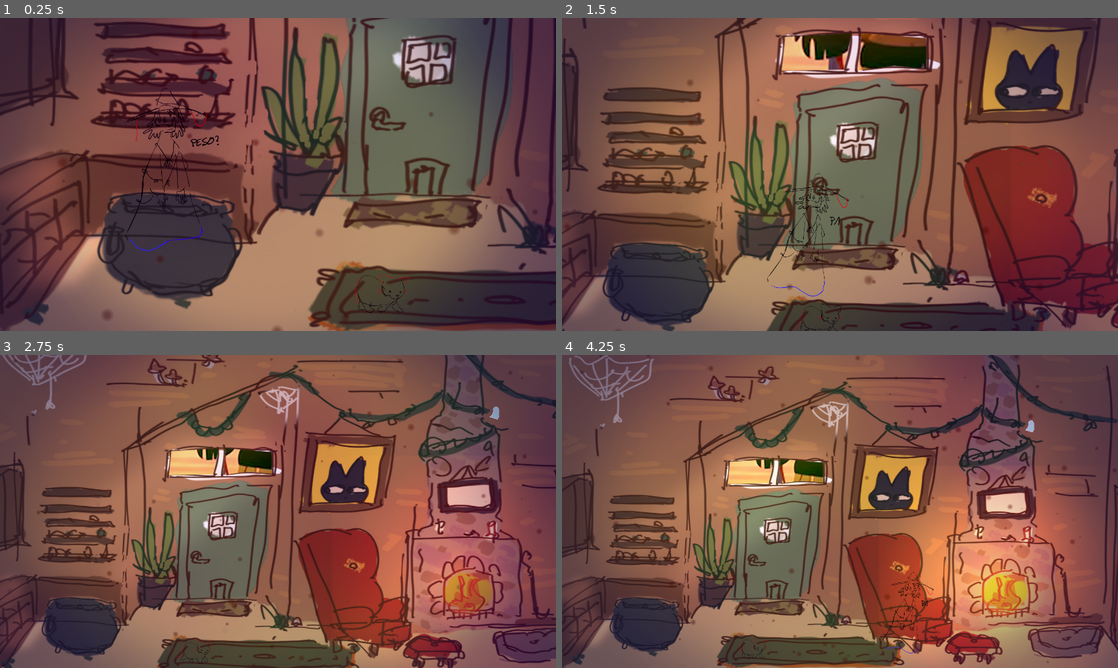
Above: before the commit, frames 1-4 (two rows, left to right).
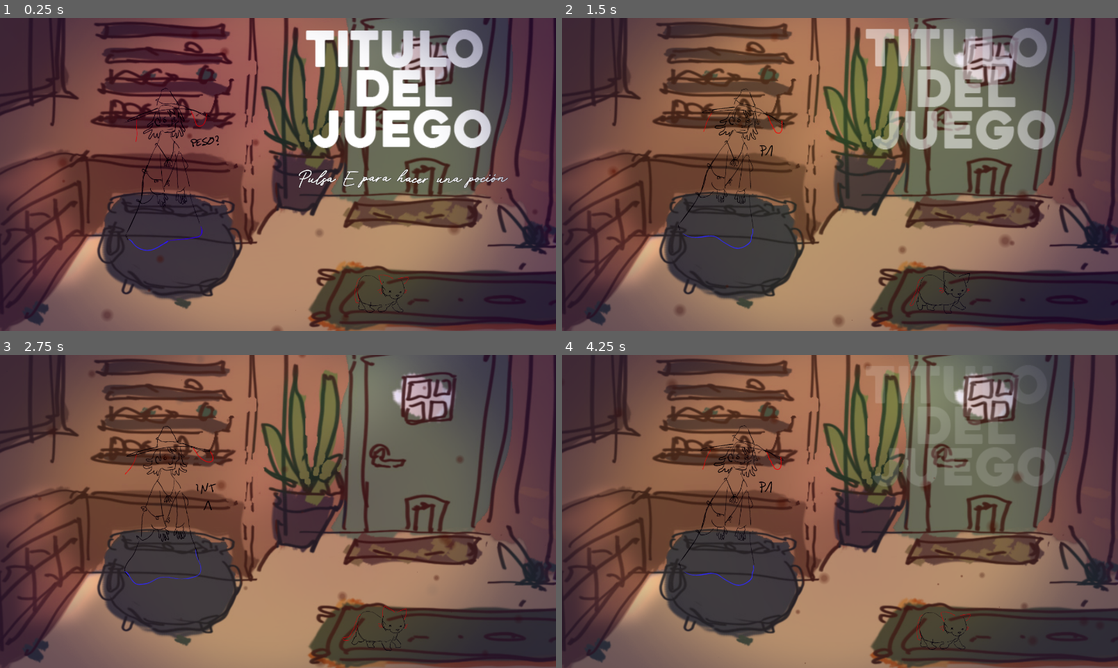
Above: after the commit, the same moments.

Repository: Mapachana/GlobalGameJam25
Game: Godot game, scene res://Scenes/Main.tscn
Same seed, same stepped clock (60 frames per second), same inputs: the game is played once before the commit and once after it. Sound files missing from this copy of the repository are replaced by a short silence.
Inputs:
- Up to frame 1 (0.25 s): no input
- Up to frame 2 (1.5 s): tap E at 0.5, 1.25 s; hold Right (ui_right) 0.53-1.28 s; tap Enter (ui_accept) at 0.6, 0.77, 1.07, 1.35 s; hold Down (ui_down) from 1.28 s (still down)
- Up to frame 3 (2.75 s): tap Enter (ui_accept) at 1.52, 1.82, 2.1 s; release Down (ui_down) at 2.03 s; hold Right (ui_right) from 2.03 s (still down)
- Up to frame 4 (4.25 s): release Right (ui_right) at 2.78 s; hold Up (ui_up) 2.78-3.53 s; tap Enter (ui_accept) at 2.85, 3.02, 3.32, 3.6, 3.77, 4.07 s; tap E at 3.5 s; hold Left (ui_left) from 3.53 s (still down)

The runs differ from the first frame. In frame 1, 6.2% of the frame differs, in the area x 53-92%, y 3-55%; in frame 2, 76%, in the area x 0-100%, y 0-100%; in frame 3, 74%; in frame 4, 75%.

Commit message:
mas cosas de particulas idk

Diff:
--- a/ggj2025/Scenes/Main.gd
+++ b/ggj2025/Scenes/Main.gd
@@ -1,5 +1,7 @@
 extends Node2D
 @onready var pj = $PJ
+@onready var animacionIntro = $Titulo/AnimationPlayer
+
 @onready var animacionE1 = $EstrofaAnim/AnimationPlayer
 @onready var animacionE2 = $EstrofaAnim2/AnimationPlayer
 @onready var animacionE3 = $EstrofaAnim3/AnimationPlayer
@@ -28,7 +30,7 @@
 # Called every frame. 'delta' is the elapsed time since the previous frame.
 func _process(delta):
 	if Input.is_action_just_pressed("ui_accept"):
-		begin_game()
+		intro_animation()
 
 	if camera_follows:
 		if x_movement:
@@ -44,7 +46,15 @@
 func _input(event):
 	pass
 
+func intro_animation():
+	animacionIntro.play("new")
+	await get_tree().create_timer(10).timeout  #espera a que termine la estrofa
+
+	begin_game()
+
+
 func begin_game():
+	pj.can_move=true
 	#Animación de cámara para enfocar la sala 1
 	var tween = get_tree().create_tween()
 
--- a/ggj2025/Scenes/Main.tscn
+++ b/ggj2025/Scenes/Main.tscn
@@ -44,6 +44,8 @@
 [ext_resource type="Texture2D" uid="uid://bcr7vug34wtgi" path="res://Images/ilum buhardilla.png" id="42_swuu4"]
 [ext_resource type="Texture2D" uid="uid://bshevujjg4hi3" path="res://Images/ilum suelo dormitorio.png" id="43_ey5m7"]
 [ext_resource type="Texture2D" uid="uid://bcaw08ihri0rb" path="res://Images/ilum dormitorio.png" id="44_whxl0"]
+[ext_resource type="Texture2D" uid="uid://drvsthgclasin" path="res://Images/TITULO.png" id="45_g40rn"]
+[ext_resource type="FontFile" uid="uid://djlc0jlsskgd8" path="res://fuentes/Witches Friend Script.ttf" id="46_wc5us"]
 
 [sub_resource type="SpriteFrames" id="SpriteFrames_dgg74"]
 animations = [{
@@ -205,6 +207,97 @@
 offsets = PackedFloat32Array(0, 0.340996, 0.517241, 0.708812, 1)
 colors = PackedColorArray(0.0745098, 0.0745098, 0.0745098, 0, 0.172549, 0.682353, 0, 0.0470588, 0.552941, 0.607843, 0, 0.0470588, 0.172549, 0.682353, 0, 0.0470588, 0.556863, 0.85098, 0.262745, 0)
 
+[sub_resource type="Animation" id="Animation_w2vge"]
+resource_name = "idle"
+length = 2.0
+loop_mode = 1
+tracks/0/type = "value"
+tracks/0/imported = false
+tracks/0/enabled = true
+tracks/0/path = NodePath(".:scale")
+tracks/0/interp = 1
+tracks/0/loop_wrap = true
+tracks/0/keys = {
+"times": PackedFloat32Array(0, 1, 2),
+"transitions": PackedFloat32Array(1, 1, 1),
+"update": 0,
+"values": [Vector2(1, 1), Vector2(1.1, 1.1), Vector2(1, 1)]
+}
+
+[sub_resource type="Animation" id="Animation_jfvte"]
+length = 0.001
+tracks/0/type = "value"
+tracks/0/imported = false
+tracks/0/enabled = true
+tracks/0/path = NodePath(".:scale")
+tracks/0/interp = 1
+tracks/0/loop_wrap = true
+tracks/0/keys = {
+"times": PackedFloat32Array(0),
+"transitions": PackedFloat32Array(1),
+"update": 0,
+"values": [Vector2(1, 1)]
+}
+tracks/1/type = "value"
+tracks/1/imported = false
+tracks/1/enabled = true
+tracks/1/path = NodePath(".:modulate")
+tracks/1/interp = 1
+tracks/1/loop_wrap = true
+tracks/1/keys = {
+"times": PackedFloat32Array(0),
+"transitions": PackedFloat32Array(1),
+"update": 0,
+"values": [Color(1, 1, 1, 1)]
+}
+tracks/2/type = "value"
+tracks/2/imported = false
+tracks/2/enabled = true
+tracks/2/path = NodePath("../TextoInicio:modulate")
+tracks/2/interp = 1
+tracks/2/loop_wrap = true
+tracks/2/keys = {
+"times": PackedFloat32Array(0),
+"transitions": PackedFloat32Array(1),
+"update": 0,
+"values": [Color(1, 1, 1, 1)]
+}
+
+[sub_resource type="Animation" id="Animation_5121j"]
+resource_name = "new"
+length = 2.0
+tracks/0/type = "value"
+tracks/0/imported = false
+tracks/0/enabled = true
+tracks/0/path = NodePath(".:modulate")
+tracks/0/interp = 1
+tracks/0/loop_wrap = true
+tracks/0/keys = {
+"times": PackedFloat32Array(0.5, 1.5),
+"transitions": PackedFloat32Array(1, 1),
+"update": 0,
+"values": [Color(1, 1, 1, 1), Color(1, 1, 1, 0)]
+}
+tracks/1/type = "value"
+tracks/1/imported = false
+tracks/1/enabled = true
+tracks/1/path = NodePath("../TextoInicio:modulate")
+tracks/1/interp = 1
+tracks/1/loop_wrap = true
+tracks/1/keys = {
+"times": PackedFloat32Array(-0.0333334, 0.966667),
+"transitions": PackedFloat32Array(1, 1),
+"update": 0,
+"values": [Color(1, 1, 1, 1), Color(1, 1, 1, 0)]
+}
+
+[sub_resource type="AnimationLibrary" id="AnimationLibrary_tlhbc"]
+_data = {
+"RESET": SubResource("Animation_jfvte"),
+"idle": SubResource("Animation_w2vge"),
+"new": SubResource("Animation_5121j")
+}
+
 [node name="Main" type="Node2D"]
 script = ExtResource("1_nxvp8")
 
@@ -262,10 +355,6 @@
 [node name="CollisionShape2D" type="CollisionShape2D" parent="PJ"]
 scale = Vector2(3, 3)
 shape = SubResource("CapsuleShape2D_ou4gg")
-
-[node name="RichTextLabel" type="RichTextLabel" parent="."]
-offset_right = 420.0
-offset_bottom = 74.0
 
 [node name="Camera2D" type="Camera2D" parent="."]
 position = Vector2(363, 604)
@@ -406,3 +495,27 @@
 position = Vector2(2000, -357)
 energy = 0.5
 texture = ExtResource("44_whxl0")
+
+[node name="TextoInicio" type="RichTextLabel" parent="."]
+offset_left = 390.0
+offset_top = 590.0
+offset_right = 970.0
+offset_bottom = 2707.0
+scale = Vector2(0.5, 0.5)
+theme_override_constants/outline_size = 2
+theme_override_fonts/normal_font = ExtResource("46_wc5us")
+theme_override_font_sizes/normal_font_size = 80
+bbcode_enabled = true
+text = "[wave amp=15 freq=4]Pulsa E para hacer una poción[/wave]"
+fit_content = true
+scroll_active = false
+
+[node name="Titulo" type="Sprite2D" parent="."]
+position = Vector2(519, 493)
+texture = ExtResource("45_g40rn")
+
+[node name="AnimationPlayer" type="AnimationPlayer" parent="Titulo"]
+libraries = {
+"": SubResource("AnimationLibrary_tlhbc")
+}
+autoplay = "idle"
--- a/ggj2025/Scenes/PJ.gd
+++ b/ggj2025/Scenes/PJ.gd
@@ -4,7 +4,7 @@
 const SPEED = 350
 const ACCELERATION = 800
 const DRAG = 300
-var can_move = true
+var can_move = false
 
 var target_angle = 6 #cosas tween
 const ROTATION_DURATION = 1.5
--- a/ggj2025/project.godot
+++ b/ggj2025/project.godot
@@ -24,3 +24,14 @@
 window/size/viewport_width=1440
 window/size/viewport_height=810
 window/size/resizable=false
+
+[input]
+
+ui_accept={
+"deadzone": 0.5,
+"events": [Object(InputEventKey,"resource_local_to_scene":false,"resource_name":"","device":0,"window_id":0,"alt_pressed":false,"shift_pressed":false,"ctrl_pressed":false,"meta_pressed":false,"pressed":false,"keycode":4194309,"physical_keycode":0,"key_label":0,"unicode":0,"location":0,"echo":false,"script":null)
+, Object(InputEventKey,"resource_local_to_scene":false,"resource_name":"","device":0,"window_id":0,"alt_pressed":false,"shift_pressed":false,"ctrl_pressed":false,"meta_pressed":false,"pressed":false,"keycode":4194310,"physical_keycode":0,"key_label":0,"unicode":0,"location":0,"echo":false,"script":null)
+, Object(InputEventKey,"resource_local_to_scene":false,"resource_name":"","device":0,"window_id":0,"alt_pressed":false,"shift_pressed":false,"ctrl_pressed":false,"meta_pressed":false,"pressed":false,"keycode":32,"physical_keycode":0,"key_label":0,"unicode":32,"location":0,"echo":false,"script":null)
+, Object(InputEventKey,"resource_local_to_scene":false,"resource_name":"","device":-1,"window_id":0,"alt_pressed":false,"shift_pressed":false,"ctrl_pressed":false,"meta_pressed":false,"pressed":false,"keycode":0,"physical_keycode":69,"key_label":0,"unicode":101,"location":0,"echo":false,"script":null)
+]
+}
Binary file added: ggj2025/Images/TITULO.png
Not shown, added: ggj2025/Images/TITULO.png.import
Not shown: 1 places in ggj2025/Scenes/Main.tscn that only renumber resources
Binary file added: ggj2025/fuentes/Witches Friend Display.ttf
Not shown, added: ggj2025/fuentes/Witches Friend Display.ttf.import
Binary file added: ggj2025/fuentes/Witches Friend Script.ttf
Not shown, added: ggj2025/fuentes/Witches Friend Script.ttf.import
Binary file added: ggj2025/fuentes/WitchiFont-Regular.ttf
Not shown, added: ggj2025/fuentes/WitchiFont-Regular.ttf.import
Not shown, added: ggj2025/Images/TITD44.tmp
